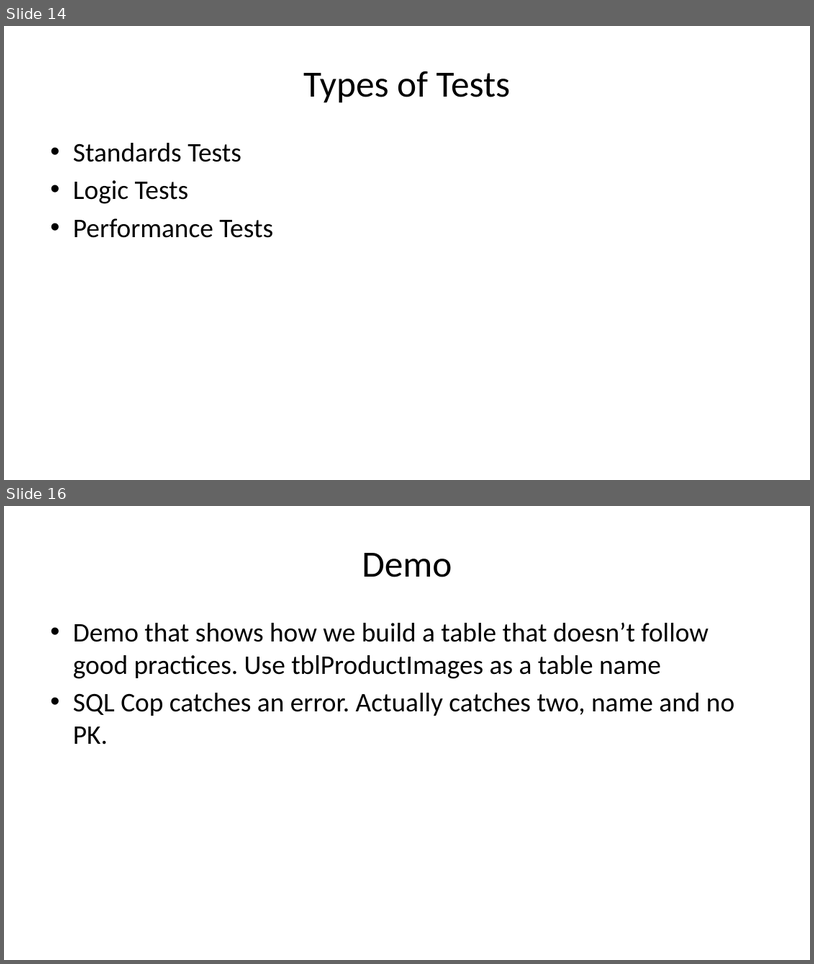
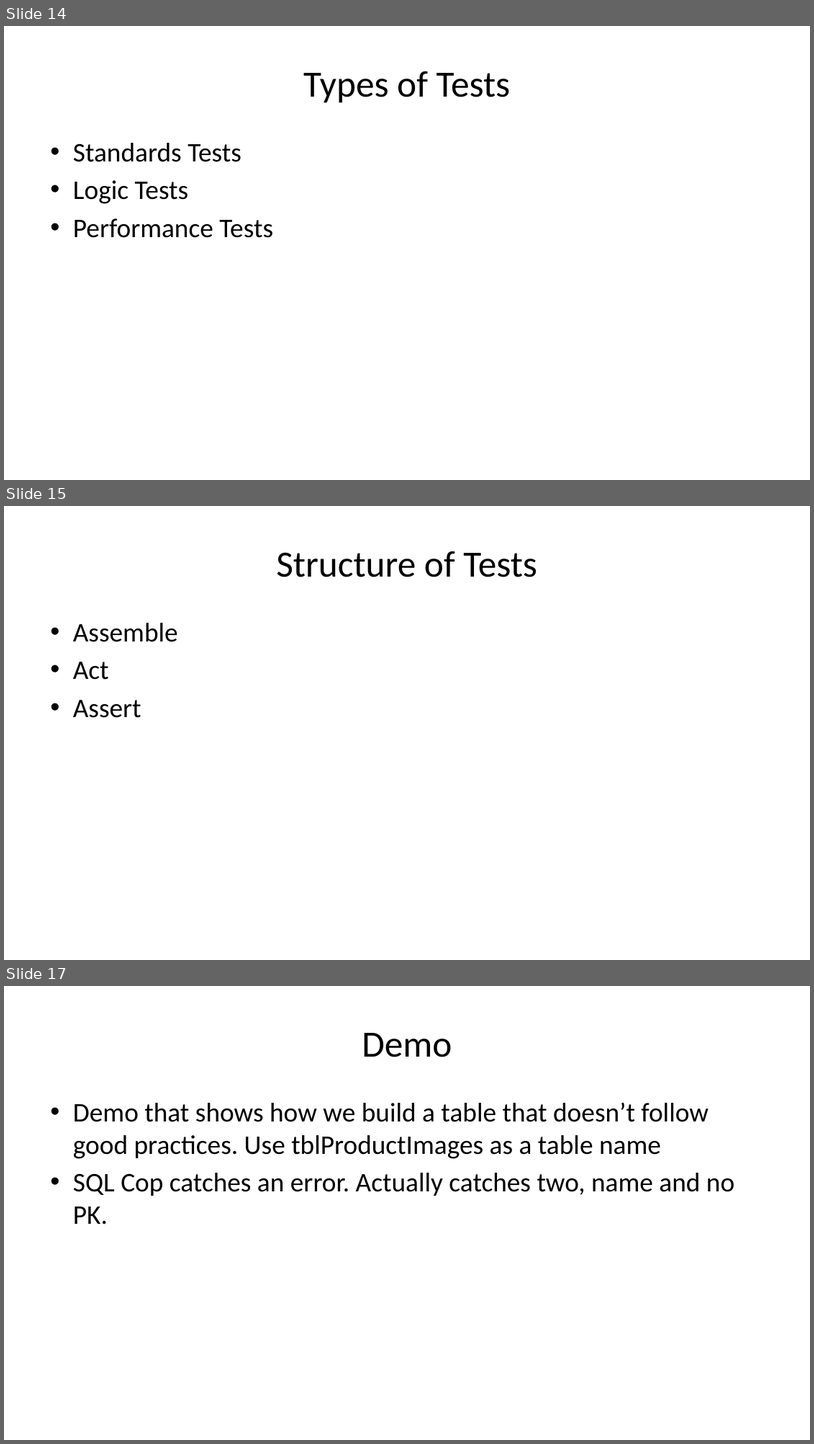
Before and after one commit to way0utwest/TestingTSQL, a slide deck: DB-Delivery-Get-Testing-TSQL.pptx. Shown one above the other, each under a label of ours: slides 14 and 16 before the commit, slides 14, 15 and 17 after it; the slides between them are not shown. The pictures are 814x964 and 814x1444 pixels, drawn with LibreOffice and Linux fonts; fonts in the diff are those of the drawing. Boxes give left, top, right and bottom in pixels: in the first picture for what was removed or moved away, otherwise in the second. Text is boxed around its words. In the diff, an @@ line names an element or a change of style, - is before the commit and + after.

Commit message:
Deck updates - test structure, story
Added the AAA structure slide.
Added the beginnings of a story

```diff
--- a/DB-Delivery-Get-Testing-TSQL.pptx
+++ b/DB-Delivery-Get-Testing-TSQL.pptx
@@ slide 15 added at [4, 506, 810, 960], background #FFFFFF @@
@@ title added at [276, 551, 538, 577], 44 pt, text #000000 @@
+Structure of Tests
@@ text added at [73, 623, 178, 718], 32 pt, text #000000 @@
+• Assemble
+• Act
+• Assert
@@ what was slide 16 is now slide 17 @@
```
Also in this commit, not shown: 3 slides changed.
